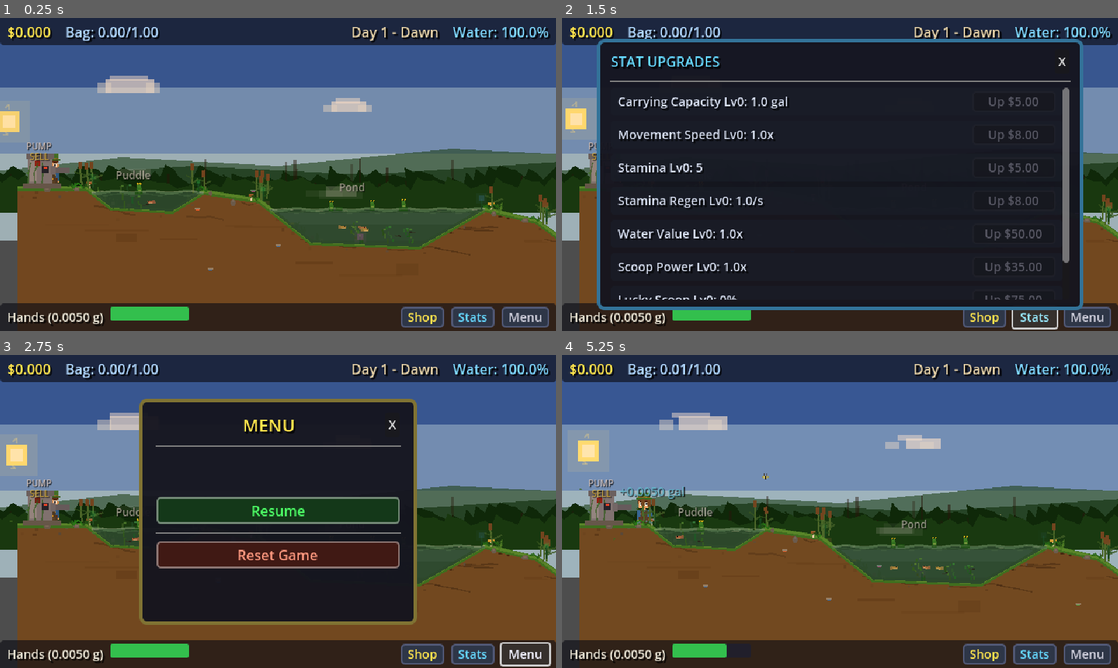
Above: before the commit, frames 1-4 (two rows, left to right).
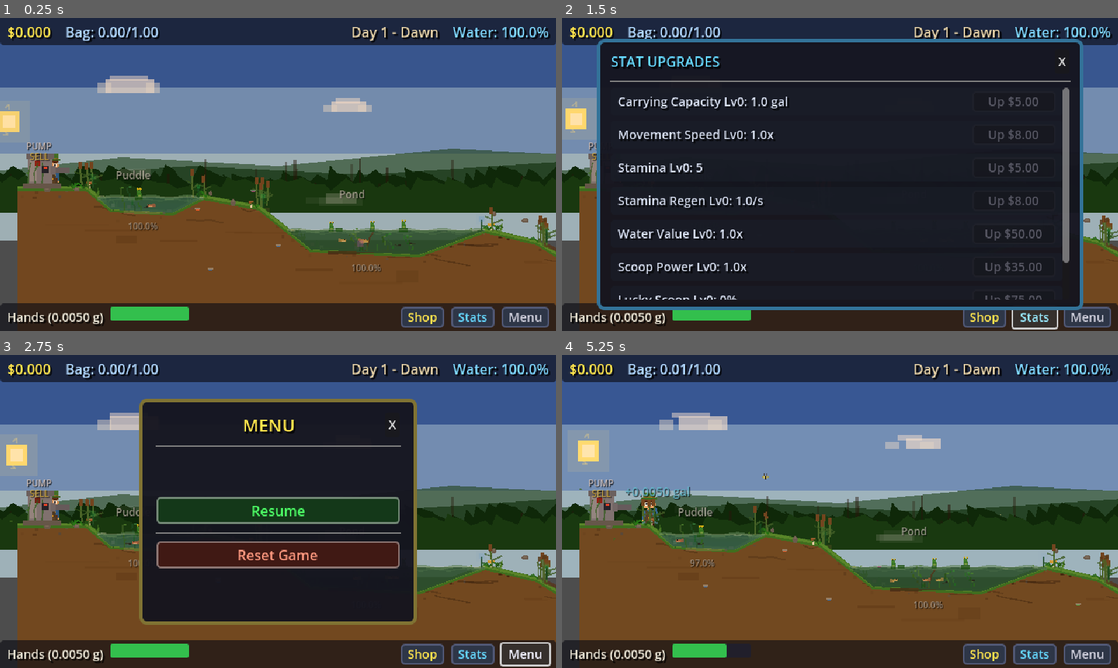
Above: after the commit, the same moments.

Repository: mattmascolo/DrainTheSwamp
Game: Godot game, scene res://scenes/main.tscn
Two runs of this game, one before a commit and one after it. Both use one fixed random seed, a clock stepped at 60 frames per second and the inputs below.
Inputs:
- Up to frame 1 (0.25 s): no input
- Up to frame 2 (1.5 s): click "Shop" at 0.5 s; click "Stats" at 1.25 s
- Up to frame 3 (2.75 s): click "Menu" at 2 s
- Up to frame 4 (5.25 s): click "Resume" at 2.75 s; tap Enter at 3.5 s; hold D (move_right) 3.53-4.25 s; hold Space (scoop) 3.53-4.25 s; click "X" at 4.25 s; hold D (move_right) from 5.03 s (still down); tap Space (scoop) at 5.1 s

The runs differ from the first frame. In frame 1, 7.6% of the frame differs, in the area x 15-100%, y 46-82%; in frame 2, 0.6%; in frame 3, 3.1%; in frame 4, 8.0%, in the area x 10-100%, y 42-82%.

Commit message:
Add unique pool visuals, per-pool water colors, and percentage labels
Each swamp now has distinct water tint (clear blue-green puddle through
dark teal deep swamp), unique underwater features (pebbles, submerged
log, root networks, peat stumps, dead trees with hanging moss), and a
water % remaining label below each basin that updates as you drain.

Co-Authored-By: Claude Opus 4.6 <noreply@anthropic.com>

Diff:
--- a/scripts/game_world.gd
+++ b/scripts/game_world.gd
@@ -11,16 +11,16 @@
 # Plus initial left shore and final right shore
 var terrain_points: Array[Vector2] = [
 	Vector2(0, 136), Vector2(80, 136),              # Left shore (pump area)
-	Vector2(108, 158), Vector2(178, 162),            # Puddle: gentle entry, tilted floor (+4)
-	Vector2(214, 140), Vector2(278, 150),            # Ridge 1
-	Vector2(338, 198), Vector2(462, 203),            # Pond: wide, slight tilt (+5)
-	Vector2(538, 160), Vector2(598, 174),            # Ridge 2
-	Vector2(682, 236), Vector2(828, 243),            # Marsh: wide, tilt (+7)
-	Vector2(908, 192), Vector2(958, 208),            # Ridge 3
-	Vector2(1048, 280), Vector2(1215, 289),          # Bog: wide, tilt (+9)
-	Vector2(1308, 226), Vector2(1358, 244),          # Ridge 4
-	Vector2(1468, 326), Vector2(1685, 336),          # Deep Swamp: very wide, tilt (+10)
-	Vector2(1775, 276), Vector2(1920, 290),          # Right shore
+	Vector2(108, 160), Vector2(178, 164),            # Puddle: gentle entry, tilted floor (+4)
+	Vector2(214, 146), Vector2(278, 158),            # Ridge 1 (lower, slopes down)
+	Vector2(338, 206), Vector2(462, 212),            # Pond: wide, slight tilt (+6)
+	Vector2(538, 184), Vector2(598, 198),            # Ridge 2 (lower)
+	Vector2(682, 250), Vector2(828, 258),            # Marsh: wide, tilt (+8)
+	Vector2(908, 232), Vector2(958, 250),            # Ridge 3 (lower)
+	Vector2(1048, 306), Vector2(1215, 316),          # Bog: wide, tilt (+10)
+	Vector2(1308, 286), Vector2(1358, 306),          # Ridge 4 (lower)
+	Vector2(1468, 360), Vector2(1685, 372),          # Deep Swamp: very wide, tilt (+12)
+	Vector2(1775, 344), Vector2(1920, 362),          # Right shore (much lower)
 ]
 
 # Swamp geometry indices: swamp i -> terrain_points indices
@@ -34,6 +34,7 @@
 var water_detect_areas: Array[Area2D] = []
 var water_walls: Array = []
 var swamp_labels: Array[Label] = []
+var swamp_percent_labels: Array[Label] = []
 var clouds: Array[ColorRect] = []
 var cattails: Array[Node2D] = []
 var stars: Array[ColorRect] = []
@@ -87,6 +88,29 @@
 const WATER_COLOR := Color(0.18, 0.32, 0.22, 0.92)
 const WATER_EMPTY_COLOR := Color(0.3, 0.45, 0.32, 0.65)
 const WATER_SURFACE_COLOR := Color(0.35, 0.55, 0.4, 0.6)
+
+# Per-pool water colors
+const SWAMP_WATER_COLORS: Array[Color] = [
+	Color(0.22, 0.42, 0.35, 0.85),  # Puddle: clear light blue-green
+	Color(0.18, 0.35, 0.22, 0.90),  # Pond: standard green
+	Color(0.22, 0.30, 0.18, 0.93),  # Marsh: murky olive-brown
+	Color(0.18, 0.22, 0.14, 0.95),  # Bog: dark peaty
+	Color(0.12, 0.20, 0.25, 0.96),  # Deep Swamp: deep dark teal
+]
+const SWAMP_WATER_EMPTY_COLORS: Array[Color] = [
+	Color(0.35, 0.52, 0.45, 0.60),
+	Color(0.30, 0.45, 0.32, 0.65),
+	Color(0.32, 0.40, 0.28, 0.68),
+	Color(0.28, 0.32, 0.24, 0.70),
+	Color(0.22, 0.30, 0.35, 0.72),
+]
+const SWAMP_DEPTH_COLORS: Array[Color] = [
+	Color(0.10, 0.25, 0.18, 0.45),  # Puddle: lighter depth
+	Color(0.08, 0.18, 0.10, 0.60),  # Pond: standard
+	Color(0.10, 0.15, 0.08, 0.65),  # Marsh: olive depth
+	Color(0.08, 0.10, 0.06, 0.70),  # Bog: dark peat depth
+	Color(0.05, 0.10, 0.14, 0.75),  # Deep Swamp: dark teal depth
+]
 const GRASS_COLOR := Color(0.25, 0.48, 0.15)
 const GRASS_LIGHT_COLOR := Color(0.35, 0.58, 0.2)
 const ROCK_COLOR := Color(0.42, 0.4, 0.38)
@@ -129,6 +153,8 @@
 	_build_seaweed()
 	_build_turtles()
 	_build_tadpoles()
+	_build_pool_features()
+	_build_left_boundary()
 	_build_right_boundary()
 
 	GameManager.water_level_changed.connect(_on_water_level_changed)
@@ -717,7 +743,7 @@
 func _build_depth_gradients() -> void:
 	for i in range(SWAMP_COUNT):
 		var dp := Polygon2D.new()
-		dp.color = Color(0.08, 0.18, 0.1, 0.6)
+		dp.color = SWAMP_DEPTH_COLORS[i]
 		dp.z_index = 1
 		add_child(dp)
 		depth_polygons.append(dp)
@@ -1618,6 +1644,242 @@
 			return lerpf(terrain_points[i].y, terrain_points[i + 1].y, t)
 	return -1.0
 
+# --- Unique Pool Features ---
+func _build_pool_features() -> void:
+	for i in range(SWAMP_COUNT):
+		var geo: Dictionary = _get_swamp_geometry(i)
+		var bl: Vector2 = geo["basin_left"]
+		var br: Vector2 = geo["basin_right"]
+		var et: Vector2 = geo["entry_top"]
+		var xt: Vector2 = geo["exit_top"]
+		var bw: float = br.x - bl.x
+		var basin_y: float = maxf(bl.y, br.y)
+		match i:
+			0: _build_puddle_features(bl, br, et, xt, bw, basin_y)
+			1: _build_pond_features(bl, br, et, xt, bw, basin_y)
+			2: _build_marsh_features(bl, br, et, xt, bw, basin_y)
+			3: _build_bog_features(bl, br, et, xt, bw, basin_y)
+			4: _build_deep_swamp_features(bl, br, et, xt, bw, basin_y)
+
+# Puddle: pebbles and sandy patch
+func _build_puddle_features(bl: Vector2, br: Vector2, _et: Vector2, _xt: Vector2, bw: float, basin_y: float) -> void:
+	# Sandy patch on bottom
+	var sand := ColorRect.new()
+	sand.size = Vector2(bw * 0.6, 4)
+	sand.position = Vector2(bl.x + bw * 0.2, basin_y - 3)
+	sand.color = Color(0.62, 0.55, 0.38, 0.35)
+	sand.z_index = 1
+	add_child(sand)
+	# Small pebbles
+	for j in range(randi_range(5, 8)):
+		var peb := ColorRect.new()
+		var sz: float = randf_range(2, 5)
+		peb.size = Vector2(sz, sz * randf_range(0.5, 0.8))
+		peb.position = Vector2(bl.x + randf_range(4, bw - 4), basin_y - randf_range(1, 4))
+		var gray: float = randf_range(0.35, 0.55)
+		peb.color = Color(gray, gray * randf_range(0.9, 1.1), gray * randf_range(0.85, 1.0), 0.7)
+		peb.z_index = 1
+		add_child(peb)
+
+# Pond: submerged log with branch and weeds
+func _build_pond_features(bl: Vector2, br: Vector2, _et: Vector2, _xt: Vector2, bw: float, basin_y: float) -> void:
+	# Submerged log
+	var log_line := Line2D.new()
+	log_line.width = 4.0
+	log_line.default_color = Color(0.28, 0.18, 0.10, 0.8)
+	log_line.z_index = 1
+	var log_x1: float = bl.x + bw * 0.15
+	var log_x2: float = bl.x + bw * 0.75
+	log_line.add_point(Vector2(log_x1, basin_y - 2))
+	log_line.add_point(Vector2(log_x2, basin_y - 5))
+	add_child(log_line)
+	# Broken branch sticking up
+	var branch := Line2D.new()
+	branch.width = 2.0
+	branch.default_color = Color(0.32, 0.22, 0.12, 0.75)
+	branch.z_index = 2
+	var branch_x: float = lerpf(log_x1, log_x2, 0.6)
+	var branch_base_y: float = lerpf(basin_y - 2, basin_y - 5, 0.6)
+	branch.add_point(Vector2(branch_x, branch_base_y))
+	branch.add_point(Vector2(branch_x + 4, branch_base_y - 16))
+	branch.add_point(Vector2(branch_x + 8, branch_base_y - 22))
+	add_child(branch)
+	# Water weeds growing off log
+	for j in range(3):
+		var weed := ColorRect.new()
+		weed.size = Vector2(2, randf_range(6, 12))
+		var wx: float = lerpf(log_x1, log_x2, randf_range(0.2, 0.8))
+		var wy: float = lerpf(basin_y - 2, basin_y - 5, (wx - log_x1) / (log_x2 - log_x1))
+		weed.position = Vector2(wx, wy - weed.size.y)
+		weed.color = Color(0.2, 0.45, 0.18, 0.65)
+		weed.z_index = 2
+		add_child(weed)
+
+# Marsh: root network, reed clusters, silt overlay
+func _build_marsh_features(bl: Vector2, br: Vector2, et: Vector2, xt: Vector2, bw: float, basin_y: float) -> void:
+	# Exposed roots from slopes into water
+	for j in range(randi_range(3, 4)):
+		var root := Line2D.new()
+		root.width = randf_range(2.0, 3.0)
+		root.default_color = Color(0.35, 0.22, 0.12, 0.7)
+		root.z_index = 1
+		var from_left: bool = j < 2
+		var start_x: float
+		var start_y: float
+		if from_left:
+			start_x = et.x + randf_range(2, 12)
+			start_y = et.y + randf_range(-2, 4)
+		else:
+			start_x = xt.x - randf_range(2, 12)
+			start_y = xt.y + randf_range(-2, 4)
+		var end_x: float = bl.x + randf_range(bw * 0.2, bw * 0.8)
+		var end_y: float = basin_y - randf_range(0, 4)
+		root.add_point(Vector2(start_x, start_y))
+		root.add_point(Vector2(lerpf(start_x, end_x, 0.5), lerpf(start_y, end_y, 0.5) + randf_range(-3, 3)))
+		root.add_point(Vector2(end_x, end_y))
+		add_child(root)
+	# Thick reed clusters at edges
+	for j in range(4):
+		var rx: float
+		if j < 2:
+			rx = et.x + randf_range(-4, 8)
+		else:
+			rx = xt.x + randf_range(-8, 4)
+		var ry: float = et.y if j < 2 else xt.y
+		for k in range(randi_range(2, 4)):
+			var reed := Line2D.new()
+			reed.width = 1.5
+			reed.default_color = Color(0.3, 0.42, 0.18, 0.8)
+			reed.z_index = 4
+			var reed_h: float = randf_range(14, 24)
+			reed.add_point(Vector2(rx + k * 2, ry))
+			reed.add_point(Vector2(rx + k * 2 + randf_range(-2, 2), ry - reed_h))
+			add_child(reed)
+			# Bulrush top
+			var bulrush := ColorRect.new()
+			bulrush.size = Vector2(3, 5)
+			bulrush.position = Vector2(rx + k * 2 - 1, ry - reed_h - 5)
+			bulrush.color = Color(0.35, 0.25, 0.12, 0.85)
+			bulrush.z_index = 4
+			add_child(bulrush)
+	# Murky silt overlay on bottom third
+	var silt := Polygon2D.new()
+	silt.color = Color(0.3, 0.22, 0.12, 0.15)
+	silt.z_index = 2
+	var silt_y: float = lerpf(et.y, basin_y, 0.65)
+	silt.polygon = PackedVector2Array([
+		Vector2(bl.x + 4, silt_y),
+		Vector2(bl.x, bl.y),
+		Vector2(br.x, br.y),
+		Vector2(br.x - 4, silt_y),
+	])
+	add_child(silt)
+
+# Bog: peat mounds, submerged stumps, moss
+func _build_bog_features(bl: Vector2, br: Vector2, _et: Vector2, _xt: Vector2, bw: float, basin_y: float) -> void:
+	# Submerged tree stumps
+	for j in range(2):
+		var stump := Polygon2D.new()
+		stump.color = Color(0.25, 0.16, 0.08, 0.8)
+		stump.z_index = 1
+		var sx: float = bl.x + bw * (0.25 + j * 0.45) + randf_range(-8, 8)
+		var sw: float = randf_range(8, 14)
+		var sh: float = randf_range(10, 18)
+		stump.polygon = PackedVector2Array([
+			Vector2(sx - sw * 0.5, basin_y),
+			Vector2(sx - sw * 0.35, basin_y - sh),
+			Vector2(sx + sw * 0.35, basin_y - sh),
+			Vector2(sx + sw * 0.5, basin_y),
+		])
+		add_child(stump)
+		# Moss patch on stump top
+		var moss := ColorRect.new()
+		moss.size = Vector2(sw * 0.5, 3)
+		moss.position = Vector2(sx - sw * 0.25, basin_y - sh - 1)
+		moss.color = Color(0.22, 0.45, 0.15, 0.6)
+		moss.z_index = 2
+		add_child(moss)
+	# Peat mounds on basin floor
+	for j in range(randi_range(3, 4)):
+		var peat := Polygon2D.new()
+		peat.color = Color(0.15, 0.12, 0.06, 0.65)
+		peat.z_index = 1
+		var px: float = bl.x + randf_range(10, bw - 10)
+		var pw: float = randf_range(8, 16)
+		var ph: float = randf_range(3, 6)
+		peat.polygon = PackedVector2Array([
+			Vector2(px - pw * 0.5, basin_y),
+			Vector2(px - pw * 0.3, basin_y - ph),
+			Vector2(px + pw * 0.3, basin_y - ph),
+			Vector2(px + pw * 0.5, basin_y),
+		])
+		add_child(peat)
+
+# Deep Swamp: dead trees, hanging moss, extra glow
+func _build_deep_swamp_features(bl: Vector2, br: Vector2, _et: Vector2, _xt: Vector2, bw: float, basin_y: float) -> void:
+	# Dead trees rising from basin
+	for j in range(2):
+		var tx: float = bl.x + bw * (0.2 + j * 0.55) + randf_range(-10, 10)
+		var tree_h: float = randf_range(60, 85)
+		# Trunk
+		var trunk := Line2D.new()
+		trunk.width = 4.0
+		trunk.default_color = Color(0.22, 0.15, 0.08, 0.85)
+		trunk.z_index = 4
+		trunk.add_point(Vector2(tx, basin_y))
+		trunk.add_point(Vector2(tx + randf_range(-3, 3), basin_y - tree_h))
+		add_child(trunk)
+		var top_x: float = tx + randf_range(-3, 3)
+		var top_y: float = basin_y - tree_h
+		# Bare branches
+		for k in range(randi_range(3, 5)):
+			var br_line := Line2D.new()
+			br_line.width = 2.0
+			br_line.default_color = Color(0.25, 0.18, 0.10, 0.75)
+			br_line.z_index = 4
+			var branch_y: float = top_y + randf_range(5, tree_h * 0.4)
+			var branch_dir: float = 1.0 if randf() > 0.5 else -1.0
+			var branch_len: float = randf_range(12, 28)
+			br_line.add_point(Vector2(tx, branch_y))
+			br_line.add_point(Vector2(tx + branch_dir * branch_len, branch_y - randf_range(4, 12)))
+			add_child(br_line)
+			# Hanging moss strands from branches
+			if randf() > 0.4:
+				var moss_line := Line2D.new()
+				moss_line.width = 1.0
+				moss_line.default_color = Color(0.28, 0.42, 0.22, 0.5)
+				moss_line.z_index = 4
+				var moss_x: float = tx + branch_dir * branch_len * randf_range(0.3, 0.8)
+				var moss_top_y: float = branch_y - randf_range(2, 8)
+				moss_line.add_point(Vector2(moss_x, moss_top_y))
+				moss_line.add_point(Vector2(moss_x + randf_range(-2, 2), moss_top_y + randf_range(8, 18)))
+				add_child(moss_line)
+	# Extra glow spots in deep water
+	for j in range(randi_range(3, 5)):
+		var glow_node := Node2D.new()
+		glow_node.z_index = 2
+		glow_node.position = Vector2(bl.x + randf_range(10, bw - 10), basin_y - randf_range(4, 20))
+		add_child(glow_node)
+		var glow_color := Color(0.3, 0.6, 0.5)
+		var bulb := ColorRect.new()
+		bulb.size = Vector2(3, 3)
+		bulb.position = Vector2(-1.5, -1.5)
+		bulb.color = Color(glow_color.r, glow_color.g, glow_color.b, 0.6)
+		glow_node.add_child(bulb)
+		var aura := ColorRect.new()
+		aura.size = Vector2(7, 7)
+		aura.position = Vector2(-3.5, -3.5)
+		aura.color = Color(glow_color.r, glow_color.g, glow_color.b, 0.15)
+		glow_node.add_child(aura)
+		glow_plants.append({
+			"node": glow_node,
+			"bulb": bulb,
+			"aura": aura,
+			"glow_color": glow_color,
+			"phase": randf() * TAU,
+			"pulse_speed": randf_range(1.2, 2.5),
+		})
+
 # --- Swamp Geometry ---
 func _get_swamp_geometry(swamp_index: int) -> Dictionary:
 	var base: int = 4 * swamp_index
@@ -1634,7 +1896,7 @@
 	water_surface_lines.clear()
 	for i in range(SWAMP_COUNT):
 		var wp := Polygon2D.new()
-		wp.color = WATER_COLOR
+		wp.color = SWAMP_WATER_COLORS[i]
 		wp.z_index = 2
 		add_child(wp)
 		water_polygons.append(wp)
@@ -1678,8 +1940,8 @@
 
 	water_polygons[swamp_index].polygon = points
 
-	# Tint water based on fill
-	var col: Color = WATER_COLOR.lerp(WATER_EMPTY_COLOR, 1.0 - fill)
+	# Tint water based on fill using per-pool colors
+	var col: Color = SWAMP_WATER_COLORS[swamp_index].lerp(SWAMP_WATER_EMPTY_COLORS[swamp_index], 1.0 - fill)
 	water_polygons[swamp_index].color = col
 
 	# Update surface line
@@ -1763,6 +2025,16 @@
 	right_body.position = Vector2(right_x, water_y - 28)
 
 # --- Right Boundary Wall ---
+func _build_left_boundary() -> void:
+	var wall_body := StaticBody2D.new()
+	wall_body.position = Vector2(-4, terrain_points[0].y - 60)
+	var col := CollisionShape2D.new()
+	var rect := RectangleShape2D.new()
+	rect.size = Vector2(8, 200)
+	col.shape = rect
+	wall_body.add_child(col)
+	add_child(wall_body)
+
 func _build_right_boundary() -> void:
 	var last_point: Vector2 = terrain_points[terrain_points.size() - 1]
 	var wall_body := StaticBody2D.new()
@@ -1826,10 +2098,12 @@
 # --- Swamp Labels ---
 func _build_swamp_labels() -> void:
 	swamp_labels.clear()
+	swamp_percent_labels.clear()
 	for i in range(SWAMP_COUNT):
 		var geo: Dictionary = _get_swamp_geometry(i)
 		var basin_mid_x: float = (geo["basin_left"].x + geo["basin_right"].x) * 0.5
 		var label_y: float = geo["entry_top"].y - 24
+		var basin_y: float = maxf(geo["basin_left"].y, geo["basin_right"].y)
 
 		var label := Label.new()
 		label.text = GameManager.swamp_definitions[i]["name"]
@@ -1842,6 +2116,20 @@
 		label.z_index = 5
 		add_child(label)
 		swamp_labels.append(label)
+
+		# Percentage label below basin
+		var pct_label := Label.new()
+		var pct: float = GameManager.get_swamp_water_percent(i)
+		pct_label.text = "%.1f%%" % pct
+		pct_label.add_theme_font_size_override("font_size", 10)
+		pct_label.add_theme_color_override("font_color", Color(0.75, 0.8, 0.85, 0.6))
+		pct_label.add_theme_color_override("font_shadow_color", Color(0, 0, 0, 0.4))
+		pct_label.add_theme_constant_override("shadow_offset_x", 1)
+		pct_label.add_theme_constant_override("shadow_offset_y", 1)
+		pct_label.position = Vector2(basin_mid_x - 16, basin_y + 8)
+		pct_label.z_index = 5
+		add_child(pct_label)
+		swamp_percent_labels.append(pct_label)
 
 # --- Signal Handlers ---
 func _on_swamp_body_entered(body: Node2D, swamp_index: int) -> void:
@@ -2119,11 +2407,17 @@
 		_update_water_walls(swamp_index)
 		_update_depth_gradient(swamp_index)
 		_update_mud_visibility()
+		if swamp_index < swamp_percent_labels.size():
+			var pct: float = GameManager.get_swamp_water_percent(swamp_index)
+			swamp_percent_labels[swamp_index].text = "%.1f%%" % pct
 
 func _on_swamp_completed(swamp_index: int, _reward: float) -> void:
 	if swamp_index >= 0 and swamp_index < swamp_labels.size():
 		swamp_labels[swamp_index].add_theme_color_override("font_color", Color(0.3, 1.0, 0.4, 0.9))
 		swamp_labels[swamp_index].text = GameManager.swamp_definitions[swamp_index]["name"] + " [DONE]"
+	if swamp_index >= 0 and swamp_index < swamp_percent_labels.size():
+		swamp_percent_labels[swamp_index].text = "0.0%"
+		swamp_percent_labels[swamp_index].add_theme_color_override("font_color", Color(0.3, 1.0, 0.4, 0.9))
 
 # --- Pump Station ---
 func _build_pump_station() -> void:
